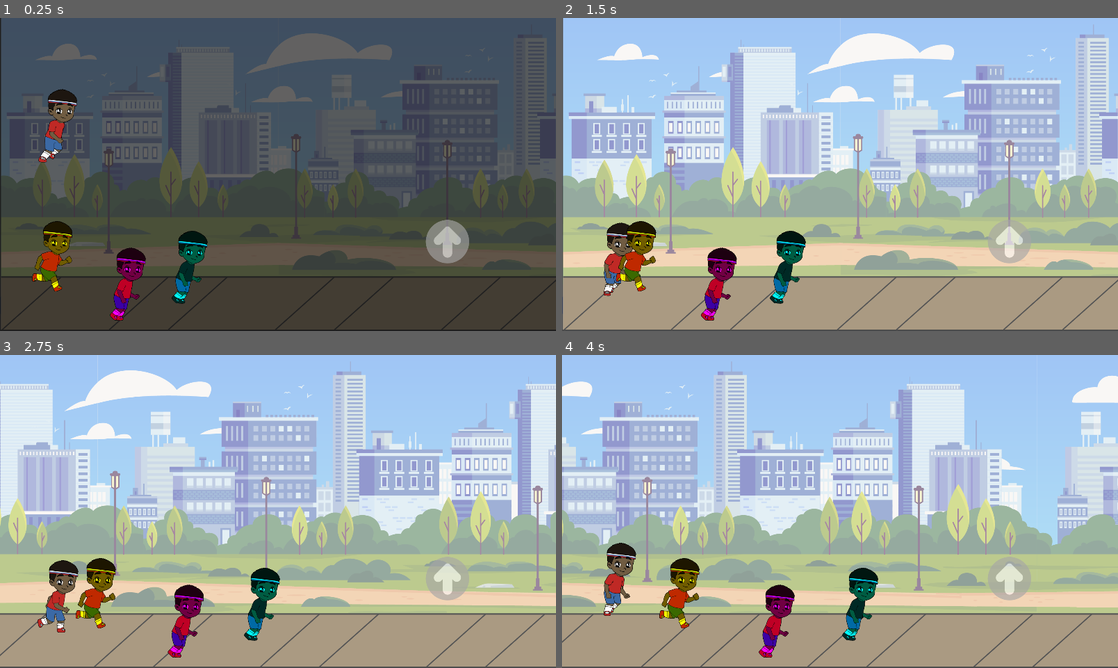
Above: before the commit, frames 1-4 (two rows, left to right).
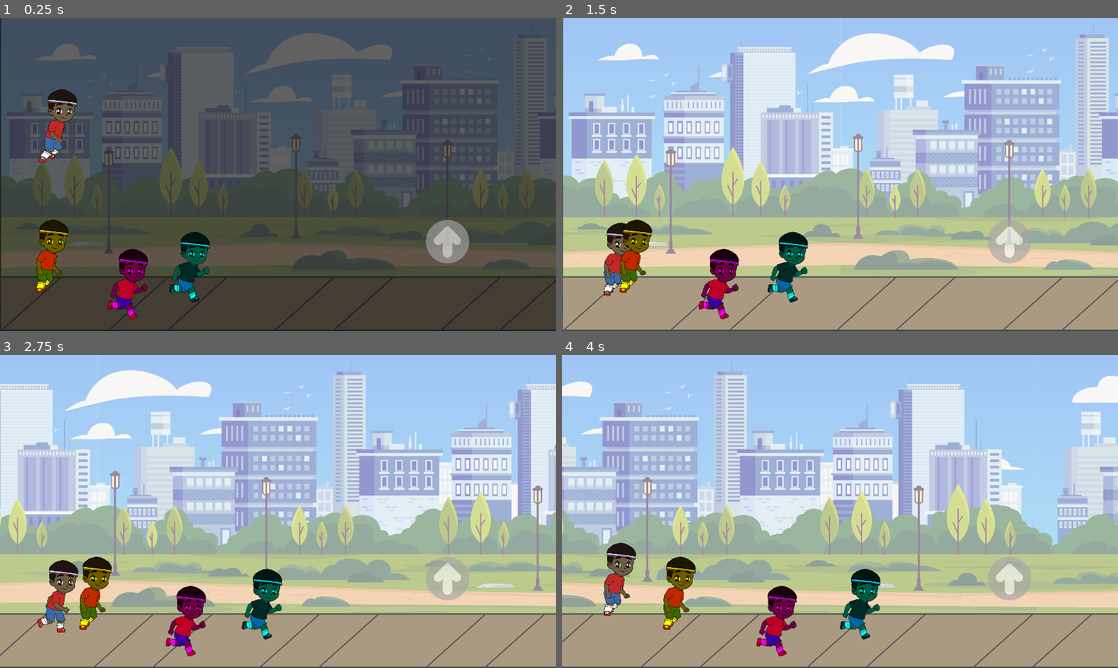
Above: after the commit, the same moments.

Repository: lucaspsantana/game_triatlhon
Game: Godot game, scene res://src/Scene/Race/Speedway.tscn
Two runs of this game, one before a commit and one after it. Both use one fixed random seed, a clock stepped at 60 frames per second and the inputs below. The project has no main scene, so this scene is started directly. The engine's default icon, where the game draws it, is replaced by a stand-in: a white triangle on a blue panel in a dark square.
Inputs (mouse positions are in pixels of both pictures, inside the frame that each line leads up to):
- Up to frame 1 (0.25 s): no input
- Up to frame 2 (1.5 s): click (1006, 240) at 0.5 s; click (1006, 240) at 1.25 s
- Up to frame 3 (2.75 s): click (444, 577) at 2 s
- Up to frame 4 (4 s): move the mouse to (962, 495) at 2.77 s; click (962, 495) at 2.92 s; tap Space (jump) at 3.02, 3.77 s; move the mouse to (728, 527) at 3.52 s; click (728, 527) at 3.67 s

The runs differ from the first frame. In frame 1, 2.0% of the frame differs, in the area x 5-38%, y 64-97%; in frame 2, 2.0%; in frame 3, 2.0%, in the area x 13-51%, y 64-97%; in frame 4, 2.0%.

Commit message:
second commit

Diff:
--- a/src/Object/Mosquito.tscn
+++ b/src/Object/Mosquito.tscn
@@ -1,6 +1,6 @@
 [gd_scene load_steps=4 format=2]
 
-[ext_resource path="res://Mosquito.gd" type="Script" id=1]
+[ext_resource path="res://src/Object/Mosquito.gd" type="Script" id=1]
 [ext_resource path="res://assets/sprite/mosquito.png" type="Texture" id=2]
 
 [sub_resource type="CircleShape2D" id=1]
--- a/src/Object/Rock.tscn
+++ b/src/Object/Rock.tscn
@@ -1,6 +1,6 @@
 [gd_scene load_steps=4 format=2]
 
-[ext_resource path="res://Rock.gd" type="Script" id=1]
+[ext_resource path="res://src/Object/Rock.gd" type="Script" id=1]
 [ext_resource path="res://assets/sprite/rock.png" type="Texture" id=2]
 
 [sub_resource type="CircleShape2D" id=1]
--- a/src/Object/Water.tscn
+++ b/src/Object/Water.tscn
@@ -1,6 +1,6 @@
 [gd_scene load_steps=4 format=2]
 
-[ext_resource path="res://Water.gd" type="Script" id=1]
+[ext_resource path="res://src/Object/Water.gd" type="Script" id=1]
 [ext_resource path="res://assets/sprite/agua.png" type="Texture" id=2]
 
 [sub_resource type="CapsuleShape2D" id=1]
--- a/src/Scene/Race/EndGame.tscn
+++ b/src/Scene/Race/EndGame.tscn
@@ -1,6 +1,6 @@
 [gd_scene load_steps=2 format=2]
 
-[ext_resource path="res://EndGame.gd" type="Script" id=1]
+[ext_resource path="res://src/Scene/Race/EndGame.gd" type="Script" id=1]
 
 [node name="EndGame" type="Control"]
 anchor_right = 1.0
--- a/src/Scene/Race/Speedway.tscn
+++ b/src/Scene/Race/Speedway.tscn
@@ -86,21 +86,21 @@
 modulate = Color( 1, 1, 0, 1 )
 position = Vector2( 165.52, 822.261 )
 frames = SubResource( 3 )
-frame = 4
+frame = 5
 playing = true
 
 [node name="marathonist2" type="AnimatedSprite" parent="."]
 modulate = Color( 1, 0, 1, 1 )
 position = Vector2( 421.809, 918.37 )
 frames = SubResource( 3 )
-frame = 3
+frame = 4
 playing = true
 
 [node name="marathonist3" type="AnimatedSprite" parent="."]
 modulate = Color( 0, 1, 1, 1 )
 position = Vector2( 630.044, 859.637 )
 frames = SubResource( 3 )
-frame = 3
+frame = 4
 playing = true
 
 [connection signal="timeout" from="Timer" to="." method="_on_Timer_timeout"]
Renamed: Mosquito.gd -> src/Object/Mosquito.gd
Renamed: Rock.gd -> src/Object/Rock.gd
Renamed: Water.gd -> src/Object/Water.gd
Renamed: EndGame.gd -> src/Scene/Race/EndGame.gd
